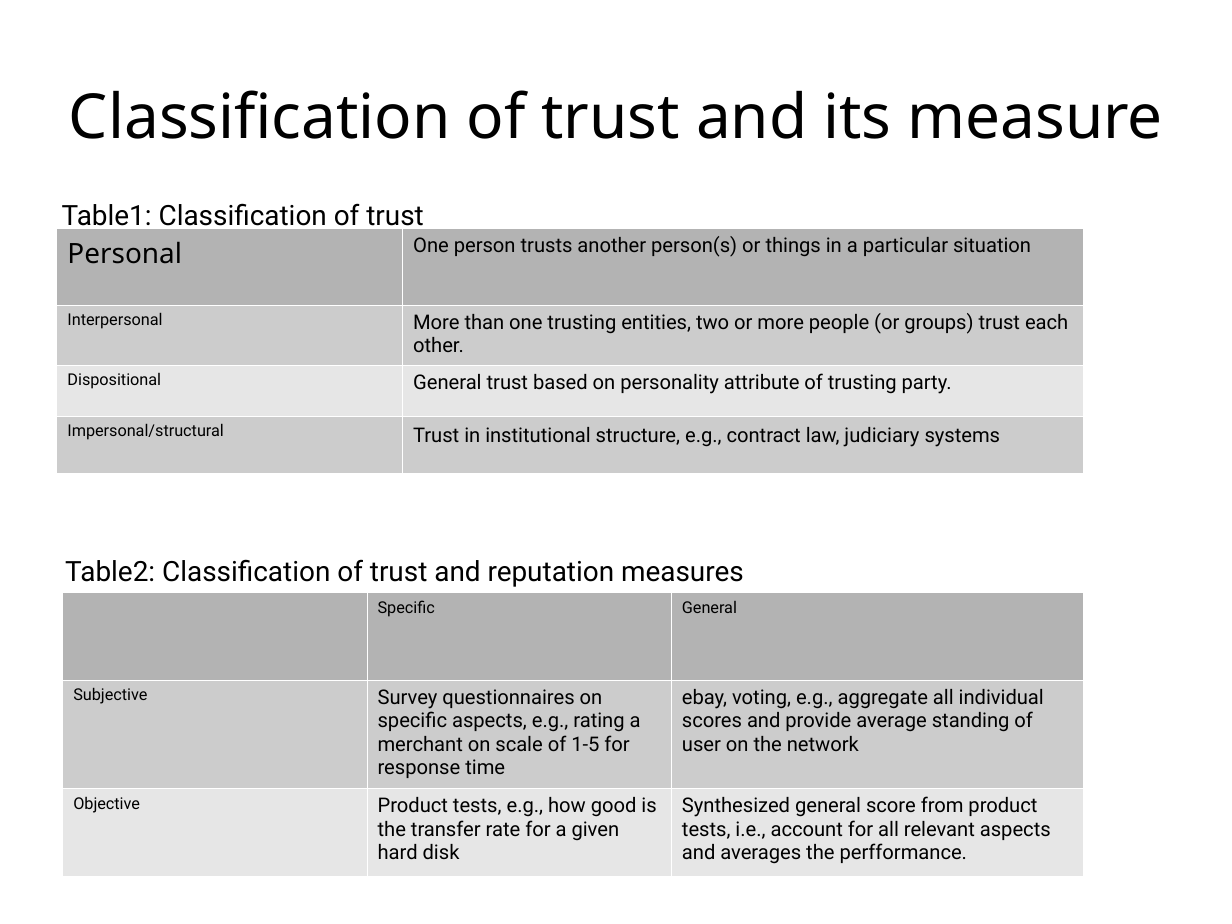
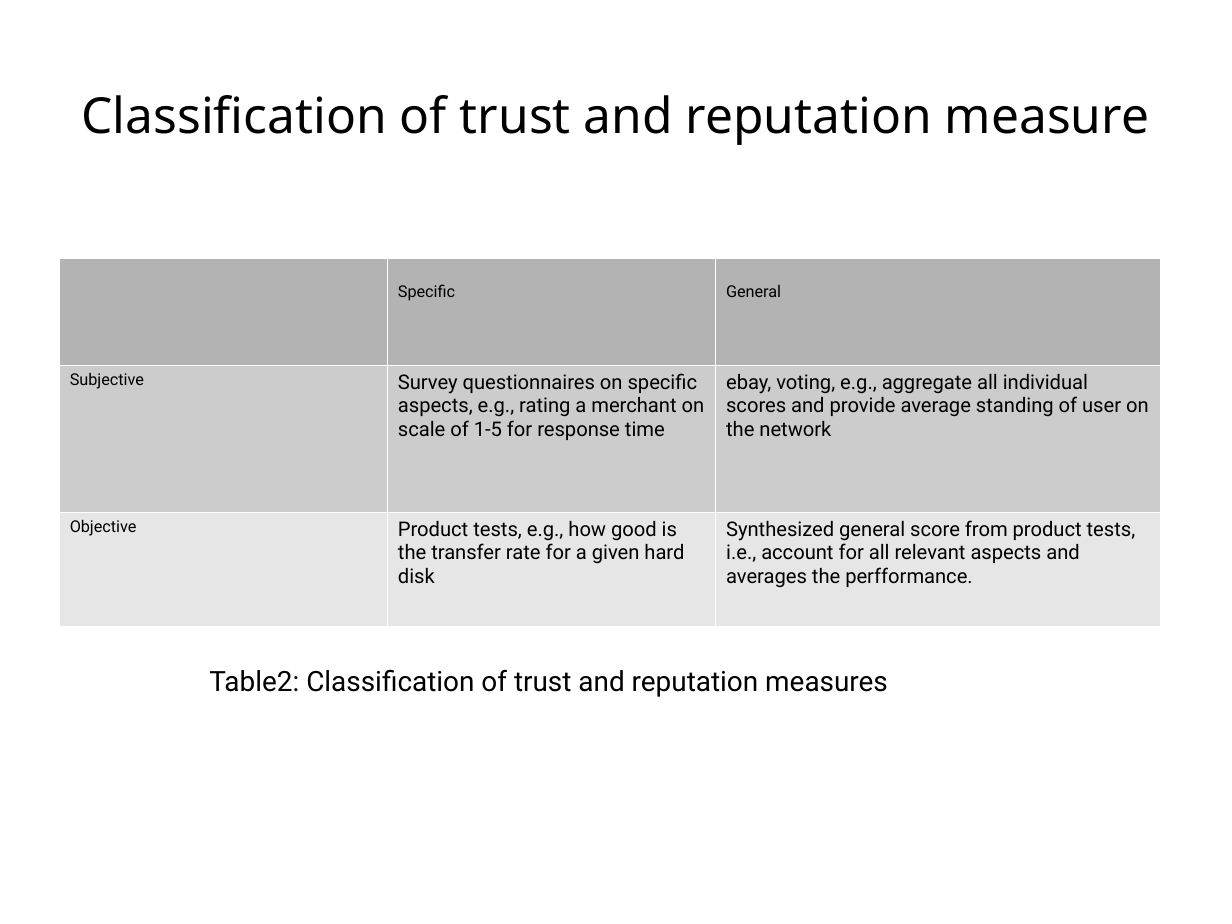
Before and after one commit to s2-t2/blockchain_reputation_system, a slide deck: slide 10 of documents/Presentation/Presentationv1.odp (slide 8 before the commit). Drawn at 1232x924 pixels with LibreOffice and Linux fonts; fonts in the diff are those of the drawing. Boxes give left, top, right and bottom in pixels: in the first picture for what was removed or moved away, otherwise in the second. Text is boxed around its words. In the diff, an @@ line names an element or a change of style, - is before the commit and + after.

```diff
--- a/documents/Presentation/Presentationv1.odp
+++ b/documents/Presentation/Presentationv1.odp
@@ title at (81, 95, 1149, 145): text changed; size 40 to 32 pt @@
-Classification of trust and its measure
+Classification of trust and reputation measure
@@ text removed at (62, 203, 424, 232) @@
-Table1: Classification of trust
@@ table removed at (57, 228, 1084, 480), 4 rows, 2 columns @@
-Personal | One person trusts another person(s) or things in a particular situation
-Interpersonal | More than one trusting entities, two or more people (or groups) trust each other.
-Dispositional | General trust based on personality attribute of trusting party.
-Impersonal/structural | Trust in institutional structure, e.g., contract law, judiciary systems
@@ table: place and size @@
-table at (63, 593, 1083, 895)
+table at (59, 258, 1162, 626)
@@ text "Table2: Classification of trust and ...": place and size @@
-text "Table2: Classification of trust and ..." at (65, 559, 744, 587)
+text "Table2: Classification of trust and ..." at (209, 669, 888, 697)
```
Also in this commit, not shown: 5 other slides changed, 28 slides added, 7 slides removed, 24 other files.
